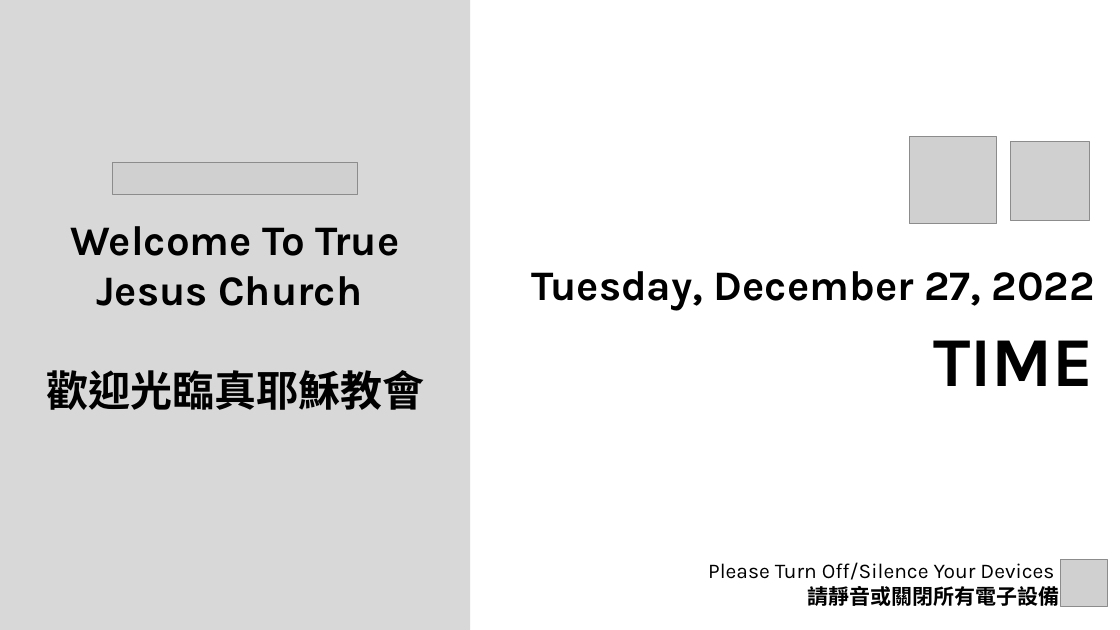
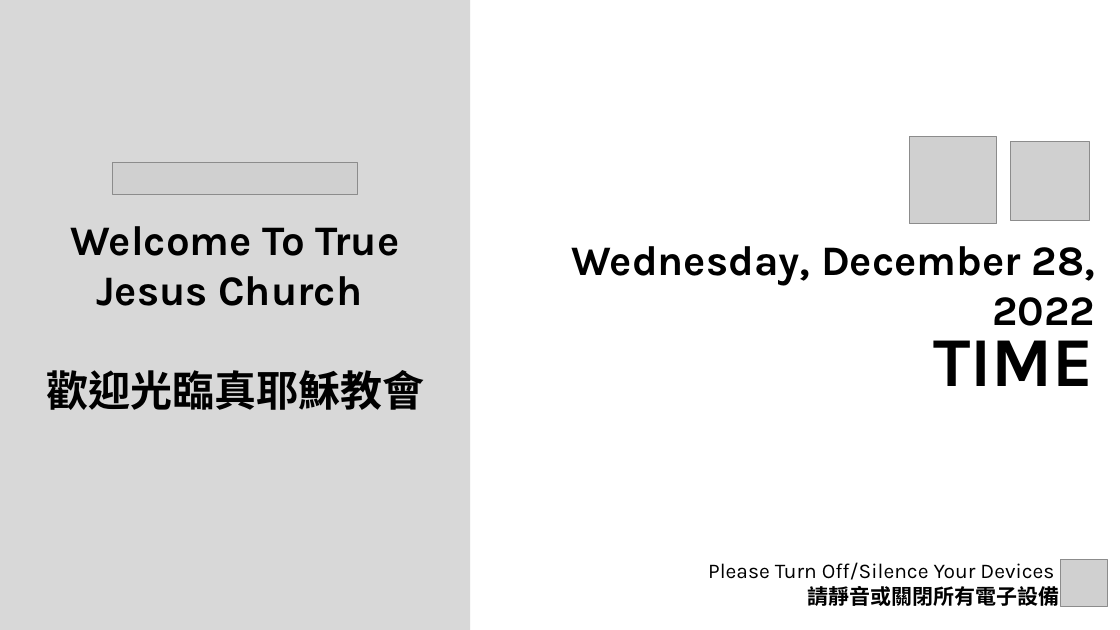
Before and after one commit to calebchanwy/tjc-powerpoint, a slide deck: slide 1 of TJCPowerPoint/Resources/ServiceWidescreen.pptx. Drawn at 1120x630 pixels with LibreOffice and Linux fonts; fonts in the diff are those of the drawing; grey boxes stand for pictures; background and template pictures are left out. Boxes give left, top, right and bottom in pixels: in the first picture for what was removed or moved away, otherwise in the second. Text is boxed around its words. In the diff, an @@ line names an element or a change of style, - is before the commit and + after.

```diff
--- a/TJCPowerPoint/Resources/ServiceWidescreen.pptx
+++ b/TJCPowerPoint/Resources/ServiceWidescreen.pptx
@@ text at [572,246,1095,326]: text changed @@
-Tuesday, December 27, 2022
+Wednesday, December 28, 2022
```
Also in this commit, not shown: 11 other files.
